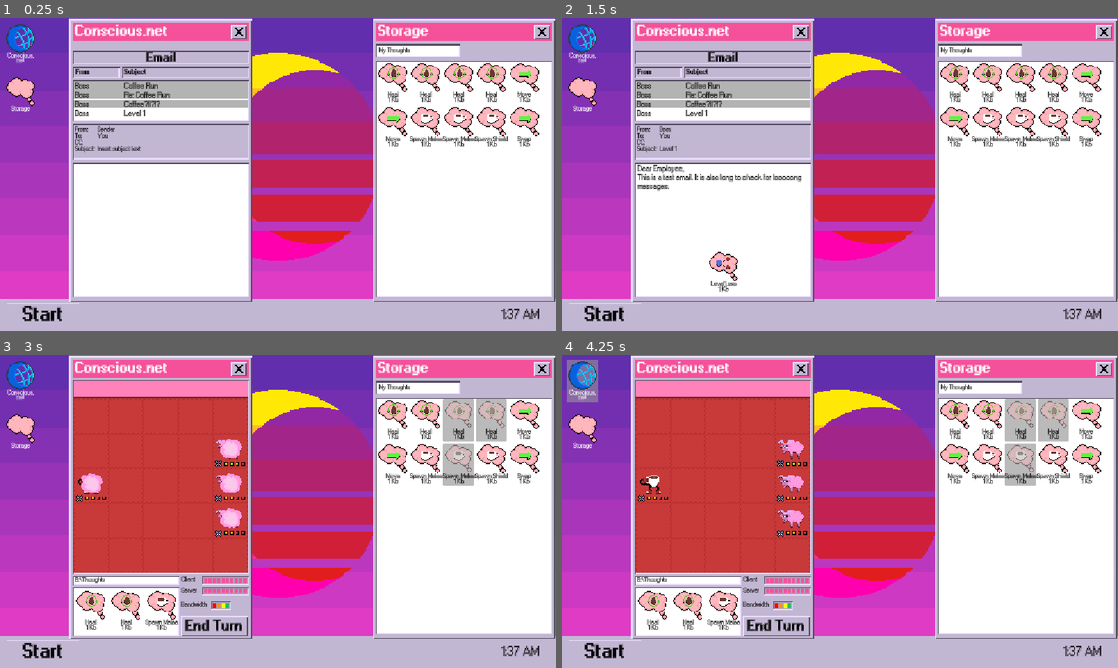
Above: before the commit, frames 1-4 (two rows, left to right).
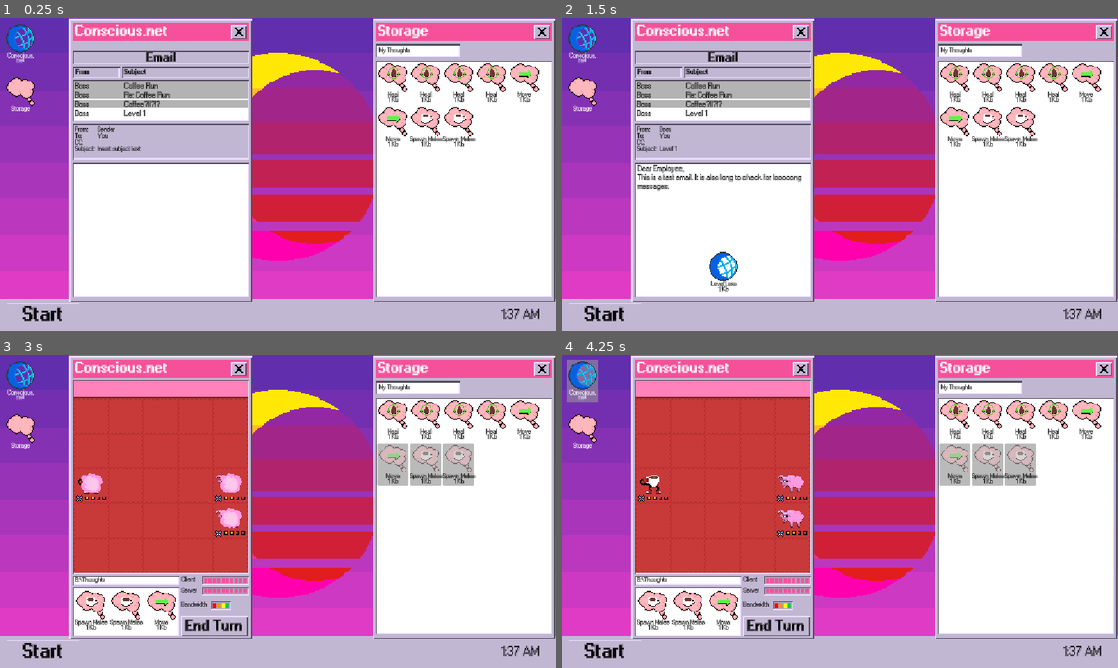
Above: after the commit, the same moments.

Repository: Jusbusy/game-off-2025
Game: Godot game, scene res://game.tscn
Two runs of this game, one before a commit and one after it. Both use one fixed random seed, a clock stepped at 60 frames per second and the inputs below.
Inputs:
- Up to frame 1 (0.25 s): no input
- Up to frame 2 (1.5 s): click "Boss" at 0.5 s; click "Start" at 1.25 s
- Up to frame 3 (3 s): click "Start" at 2 s; click "Level1.exe" at 2.75 s
- Up to frame 4 (4.25 s): click "Conscious. net" at 3.5 s

The runs differ from the first frame. In frame 1, 0.7% of the frame differs, in the area x 85-97%, y 28-42%; in frame 2, 1.0%; in frame 3, 4.3%, in the area x 13-97%, y 14-87%; in frame 4, 4.3%.

Commit message:
Added levels + minor bugfixes

Diff:
--- a/Card Scripts/card_peasants.gd
+++ b/Card Scripts/card_peasants.gd
@@ -9,7 +9,7 @@
 	A 1 health unit will be spawned in every empty space of the column."""
 
 func get_cost():
-	return 2
+	return 3
 func get_selection_rules():
 	return [
 		{"flags" : [SLCT_FRIEND]},
--- a/UI/Templates/email_system.gd
+++ b/UI/Templates/email_system.gd
@@ -51,6 +51,85 @@
 		r"""CoolTestMessage""",
 		"Type" : "Level",
 		"LevelID" : 1
+	},
+	{
+		"From" : "Boss",
+		"Subject" : "Add a card or something IDK",
+		"Content" :
+		r"""Dear Employee,
+		Pick a card. Any card!""",
+		"Type" : "AddCard",
+	},
+	{
+		"From" : "Boss",
+		"Subject" : "Get rid of a card",
+		"Content" :
+		r"""Dear Employee,
+		Leave a card. Any card!""",
+		"Type" : "RemoveCard",
+	},
+	{
+		"From" : "Boss",
+		"Subject" : "Level3",
+		"Content" :
+		r"""CoolTestMessage""",
+		"Type" : "Level",
+		"LevelID" : 2
+	},
+	{
+		"From" : "Boss",
+		"Subject" : "Add a card or something IDK",
+		"Content" :
+		r"""Dear Employee,
+		Pick a card. Any card!""",
+		"Type" : "AddCard",
+	},
+	{
+		"From" : "Boss",
+		"Subject" : "Get rid of a card",
+		"Content" :
+		r"""Dear Employee,
+		Leave a card. Any card!""",
+		"Type" : "RemoveCard",
+	},
+	{
+		"From" : "Boss",
+		"Subject" : "Level4",
+		"Content" :
+		r"""CoolTestMessage""",
+		"Type" : "Level",
+		"LevelID" : 3
+	},
+	{
+		"From" : "Boss",
+		"Subject" : "Add a card or something IDK",
+		"Content" :
+		r"""Dear Employee,
+		Pick a card. Any card!""",
+		"Type" : "AddCard",
+	},
+	{
+		"From" : "Boss",
+		"Subject" : "Get rid of a card",
+		"Content" :
+		r"""Dear Employee,
+		Leave a card. Any card!""",
+		"Type" : "RemoveCard",
+	},
+	{
+		"From" : "Boss",
+		"Subject" : "Level5",
+		"Content" :
+		r"""CoolTestMessage""",
+		"Type" : "Level",
+		"LevelID" : 4
+	},
+	{
+		"From" : "Boss",
+		"Subject" : "Good Job",
+		"Content" :
+		r"""You won!""",
+		"Type" : "Info"
 	}
 ]
 
@@ -116,12 +195,16 @@
 	email_content.get_node("Label").text = email["Content"]
 	var email_container = email_content.get_node("EmailContainer")
 
+	disconnect_confirm()
+
 	for button in email_container.get_children():
 		button.queue_free()
 	if !email.has("Type"):
 		return
 	match email["Type"]:
 
+		"Info":
+			email_content.get_node("ConfirmButton").visible = false
 		"Level":
 			email_content.get_node("ConfirmButton").visible = false
 			var level = Global.levels[email["LevelID"]]
@@ -146,7 +229,8 @@
 					Global.audio_mouse.play()
 					for button in email_container.get_children():
 						button.disabled = true
-					post_next_email()
+					post_next_email(),
+					CONNECT_ONE_SHOT
 			)
 			for i in range(3):
 				var card = Global.gen_card()
@@ -163,7 +247,7 @@
 						Global.add_card_to_deck(card)
 						for button in email_container.get_children():
 							button.disabled = true
-						post_next_email()
+						post_next_email(),
 				)
 
 		"RemoveCard":
@@ -178,7 +262,8 @@
 						button.disabled = true
 					if discard_card != -1:
 						Global.remove_card_from_deck(discard_card)
-					post_next_email()
+					post_next_email(),
+					CONNECT_ONE_SHOT
 			)
 			in_remove = true
 			var button_instance = Global.card_button.instantiate()
@@ -205,3 +290,8 @@
 	card_button.get_node("CardName").text = card.name
 	card_button.get_node("APLabel").text = "%d Kb" % card.cost
 	discard_card = deck_id
+
+func disconnect_confirm():
+	var confirm_button = email_content.get_node("ConfirmButton")
+	for connection in confirm_button.pressed.get_connections():
+		confirm_button.pressed.disconnect(connection.callable)
--- /dev/null
+++ b/Units/Enemies/e_heavy.tscn
@@ -0,0 +1,42 @@
+[gd_scene load_steps=8 format=3 uid="uid://blra7xmsp8u0t"]
+
+[ext_resource type="Script" uid="uid://da1eoycqb3jxt" path="res://unit.gd" id="1_ohihj"]
+[ext_resource type="SpriteFrames" uid="uid://bqu2qb36ixmcd" path="res://Sprites/Unit Sprites/nestea_anims.tres" id="2_ohihj"]
+[ext_resource type="Texture2D" uid="uid://f16gwyyvytur" path="res://Sprites/Attack Sprites/RockAttackIcon.png" id="3_avvcl"]
+[ext_resource type="Texture2D" uid="uid://dlvarjgfoh5je" path="res://Health Bar Sprites/HealthBar4.png" id="4_dnr56"]
+[ext_resource type="SpriteFrames" uid="uid://b0vqeaclchg26" path="res://Sprites/Unit Sprites/poof_effect_anims.tres" id="5_u5yr2"]
+[ext_resource type="AudioStream" uid="uid://c6jj1kg4agkor" path="res://Audio/dream_sheep_atk.wav" id="6_bmjbq"]
+
+[sub_resource type="AudioStreamRandomizer" id="AudioStreamRandomizer_5kw6y"]
+random_pitch = 1.1
+streams_count = 1
+stream_0/stream = ExtResource("6_bmjbq")
+
+[node name="Unit" type="Node2D"]
+script = ExtResource("1_ohihj")
+enemy = true
+max_health = 3
+
+[node name="MainSprite" type="AnimatedSprite2D" parent="."]
+texture_filter = 1
+scale = Vector2(1.5, 1.5)
+sprite_frames = ExtResource("2_ohihj")
+animation = &"attack"
+
+[node name="AttackIcon" type="Sprite2D" parent="."]
+texture_filter = 1
+position = Vector2(-25, 31)
+scale = Vector2(2, 2)
+texture = ExtResource("3_avvcl")
+
+[node name="HealthBarSprite" type="Sprite2D" parent="."]
+texture_filter = 1
+position = Vector2(8, 12)
+scale = Vector2(2, 2)
+texture = ExtResource("4_dnr56")
+
+[node name="SpawnSprite" type="AnimatedSprite2D" parent="."]
+sprite_frames = ExtResource("5_u5yr2")
+
+[node name="AudioAttack" type="AudioStreamPlayer2D" parent="."]
+stream = SubResource("AudioStreamRandomizer_5kw6y")
--- a/Units/Enemies/e_tank.tscn
+++ b/Units/Enemies/e_tank.tscn
@@ -1,52 +1,11 @@
-[gd_scene load_steps=13 format=3 uid="uid://bs2tlgsf5vi2c"]
+[gd_scene load_steps=8 format=3 uid="uid://bs2tlgsf5vi2c"]
 
 [ext_resource type="Script" uid="uid://da1eoycqb3jxt" path="res://unit.gd" id="1_j14ah"]
-[ext_resource type="Texture2D" uid="uid://1epdsv8crshr" path="res://Sprites/Unit Sprites/1024x1024_DreamSheep_SpriteSheet.png" id="2_j14ah"]
+[ext_resource type="SpriteFrames" uid="uid://bqu2qb36ixmcd" path="res://Sprites/Unit Sprites/nestea_anims.tres" id="2_5kw6y"]
 [ext_resource type="Texture2D" uid="uid://f16gwyyvytur" path="res://Sprites/Attack Sprites/RockAttackIcon.png" id="3_5kw6y"]
 [ext_resource type="Texture2D" uid="uid://dlvarjgfoh5je" path="res://Health Bar Sprites/HealthBar4.png" id="4_bsrau"]
 [ext_resource type="AudioStream" uid="uid://c6jj1kg4agkor" path="res://Audio/dream_sheep_atk.wav" id="5_1sugd"]
 [ext_resource type="SpriteFrames" uid="uid://b0vqeaclchg26" path="res://Sprites/Unit Sprites/poof_effect_anims.tres" id="5_5kw6y"]
-
-[sub_resource type="AtlasTexture" id="AtlasTexture_1sugd"]
-atlas = ExtResource("2_j14ah")
-region = Rect2(0, 0, 64, 64)
-
-[sub_resource type="AtlasTexture" id="AtlasTexture_5kw6y"]
-atlas = ExtResource("2_j14ah")
-region = Rect2(0, 64, 64, 64)
-
-[sub_resource type="AtlasTexture" id="AtlasTexture_bsrau"]
-atlas = ExtResource("2_j14ah")
-region = Rect2(0, 0, 64, 64)
-
-[sub_resource type="AtlasTexture" id="AtlasTexture_cqxq8"]
-atlas = ExtResource("2_j14ah")
-region = Rect2(64, 0, 64, 64)
-
-[sub_resource type="SpriteFrames" id="SpriteFrames_qxe85"]
-animations = [{
-"frames": [{
-"duration": 1.0,
-"texture": SubResource("AtlasTexture_1sugd")
-}, {
-"duration": 1.0,
-"texture": SubResource("AtlasTexture_5kw6y")
-}],
-"loop": false,
-"name": &"attack",
-"speed": 5.0
-}, {
-"frames": [{
-"duration": 1.0,
-"texture": SubResource("AtlasTexture_bsrau")
-}, {
-"duration": 1.0,
-"texture": SubResource("AtlasTexture_cqxq8")
-}],
-"loop": true,
-"name": &"idle",
-"speed": 5.0
-}]
 
 [sub_resource type="AudioStreamRandomizer" id="AudioStreamRandomizer_5kw6y"]
 random_pitch = 1.1
@@ -56,14 +15,13 @@
 [node name="Unit" type="Node2D"]
 script = ExtResource("1_j14ah")
 enemy = true
-max_health = 3
+max_health = 4
 
 [node name="MainSprite" type="AnimatedSprite2D" parent="."]
 texture_filter = 1
 scale = Vector2(1.5, 1.5)
-sprite_frames = SubResource("SpriteFrames_qxe85")
+sprite_frames = ExtResource("2_5kw6y")
 animation = &"attack"
-frame_progress = 0.9256413
 
 [node name="AttackIcon" type="Sprite2D" parent="."]
 texture_filter = 1
--- a/globals.gd
+++ b/globals.gd
@@ -69,15 +69,30 @@
 
 var levels = [
 	{
-		"Icon" : "res://UI/Icons/Card_Divide.png",
+		"Icon" : "res://UI/Icons/32x32_Game_Shortcut.png",
 		"Name" : "Level1.exe",
-		"Freqs" : [["e_melee", 2], ["e_melee", 2], ["e_tank", 2]]
+		"Freqs" : [["e_melee", 2], ["e_melee", 2],]
 	},
 	{
-		"Icon" : "res://UI/Icons/Card_Divide.png",
-		"Name" : "Level2.exe",
-		"Freqs" : [["e_melee", 2], ["e_melee", 2], ["e_tank", 2]]
-	}
+		"Icon" : "res://UI/Icons/32x32_Game_Shortcut.png",
+		"Name" : "Level1.exe",
+		"Freqs" : [["e_melee", 2], ["e_melee", 2], ["e_fast", 4]]
+	},
+	{
+		"Icon" : "res://UI/Icons/32x32_Game_Shortcut.png",
+		"Name" : "Level1.exe",
+		"Freqs" : [["e_melee", 2], ["e_melee", 2], ["e_tank", 4]]
+	},
+	{
+		"Icon" : "res://UI/Icons/32x32_Game_Shortcut.png",
+		"Name" : "Level1.exe",
+		"Freqs" : [["e_melee", 2], ["e_heavy", 4], ["e_fast", 4]]
+	},
+	{
+		"Icon" : "res://UI/Icons/32x32_Game_Shortcut.png",
+		"Name" : "Level1.exe",
+		"Freqs" : [["e_melee", 2], ["e_melee", 2], ["e_heavy", 2], ["e_fast", 4]]
+	},
 ]
 var level_id = 0
 var in_level = false
@@ -122,7 +137,6 @@
 	CardMove.new(), CardMove.new(),
 	CardUnitMelee.new(), CardUnitMelee.new(),
 	CardHeal.new(), CardHeal.new(), CardHeal.new(), CardHeal.new(),
-	CardUnitShield.new(), CardSwap.new()
 ]
 var deck = []
 var draw = []
@@ -441,10 +455,17 @@
 	game_ui.visible = false
 
 var card_list = [
-	[CardMove, 3],
-	[CardUnitMelee, 3],
-	[CardHeal, 3],
-	[CardDivide, 2]
+	[CardMove, 2],
+	[CardUnitMelee, 1],
+	[CardHeal, 1],
+	[CardDivide, 2],
+
+	[CardExplode, 1],
+	[CardMassHeal, 2],
+	[CardPeasants, 1],
+	[CardPush, 2],
+	[CardReinforcements, 2],
+	[CardUnitShield, 2],
 ]
 
 func gen_card():
